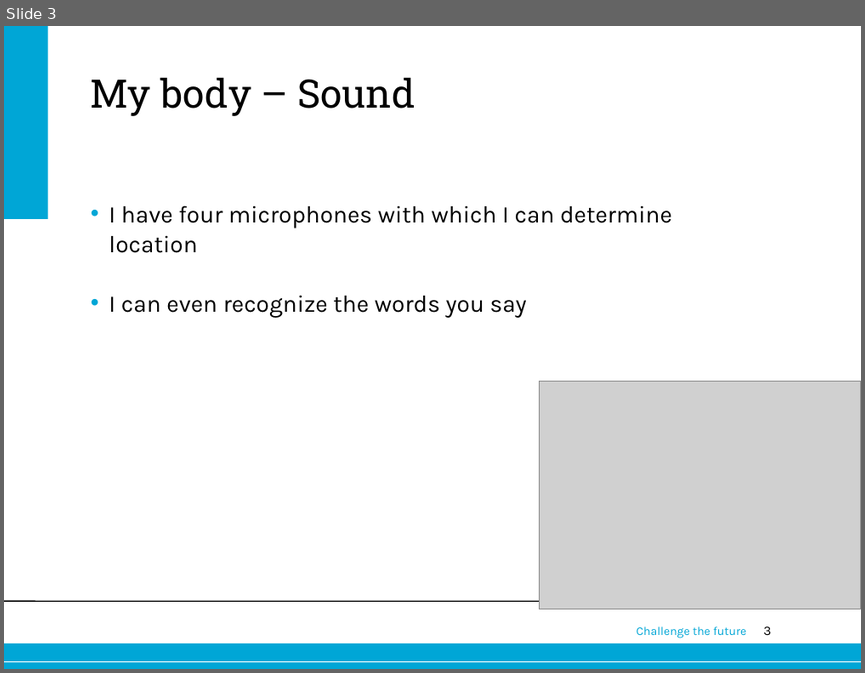
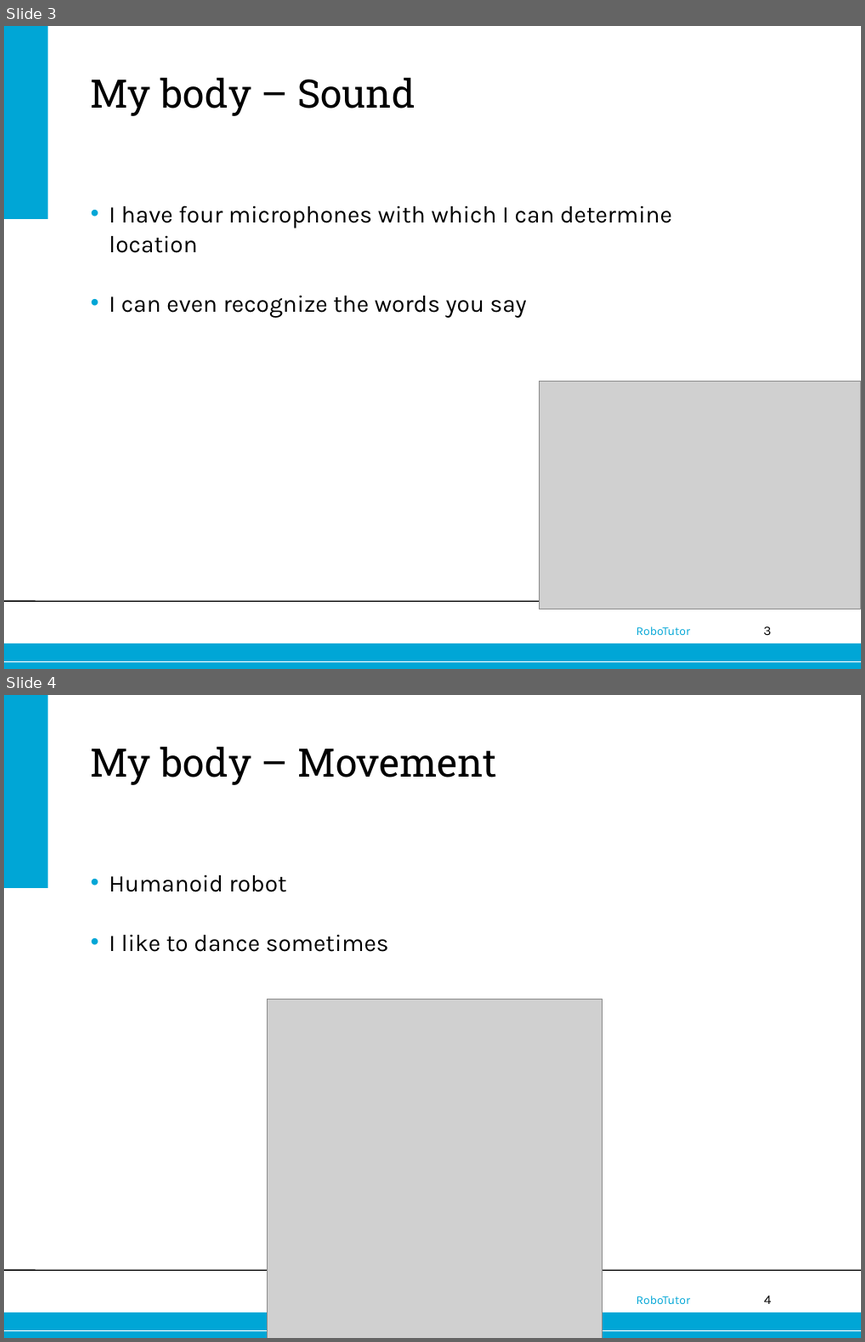
Before and after one commit to jettan/robotutor, a slide deck: Nao.ppt. Shown one above the other, each under a label of ours: slide 3 before the commit, slides 3 and 4 after it. The pictures are 865x673 and 865x1342 pixels, drawn with LibreOffice and Linux fonts; fonts in the diff are those of the drawing; grey boxes stand for pictures; background and template pictures are left out. Boxes give left, top, right and bottom in pixels: in the first picture for what was removed or moved away, otherwise in the second. Text is boxed around its words. In the diff, an @@ line names an element or a change of style, - is before the commit and + after.

```diff
--- a/Nao.ppt
+++ b/Nao.ppt
@@ slide 4 added at bbox=[4, 695, 861, 1338], background #FFFFFF; not listed: 6 template elements that a slide beside it also shows @@
@@ title added at bbox=[90, 746, 497, 785], 33 pt, text #000000 @@
+My body – Movement
@@ text added at bbox=[109, 875, 389, 952], 20 pt, text #000000 @@
+• Humanoid robot
+• I like to dance sometimes
@@ picture added at bbox=[267, 999, 602, 1338] @@
@@ slide 3 changed as well @@
@@ text at bbox=[636, 626, 690, 635]: text changed @@
-Challenge the future
+RoboTutor
```
Also in this commit, not shown: 4 other slides changed, 4 other slides added, 2 slides removed, 3 other files.
